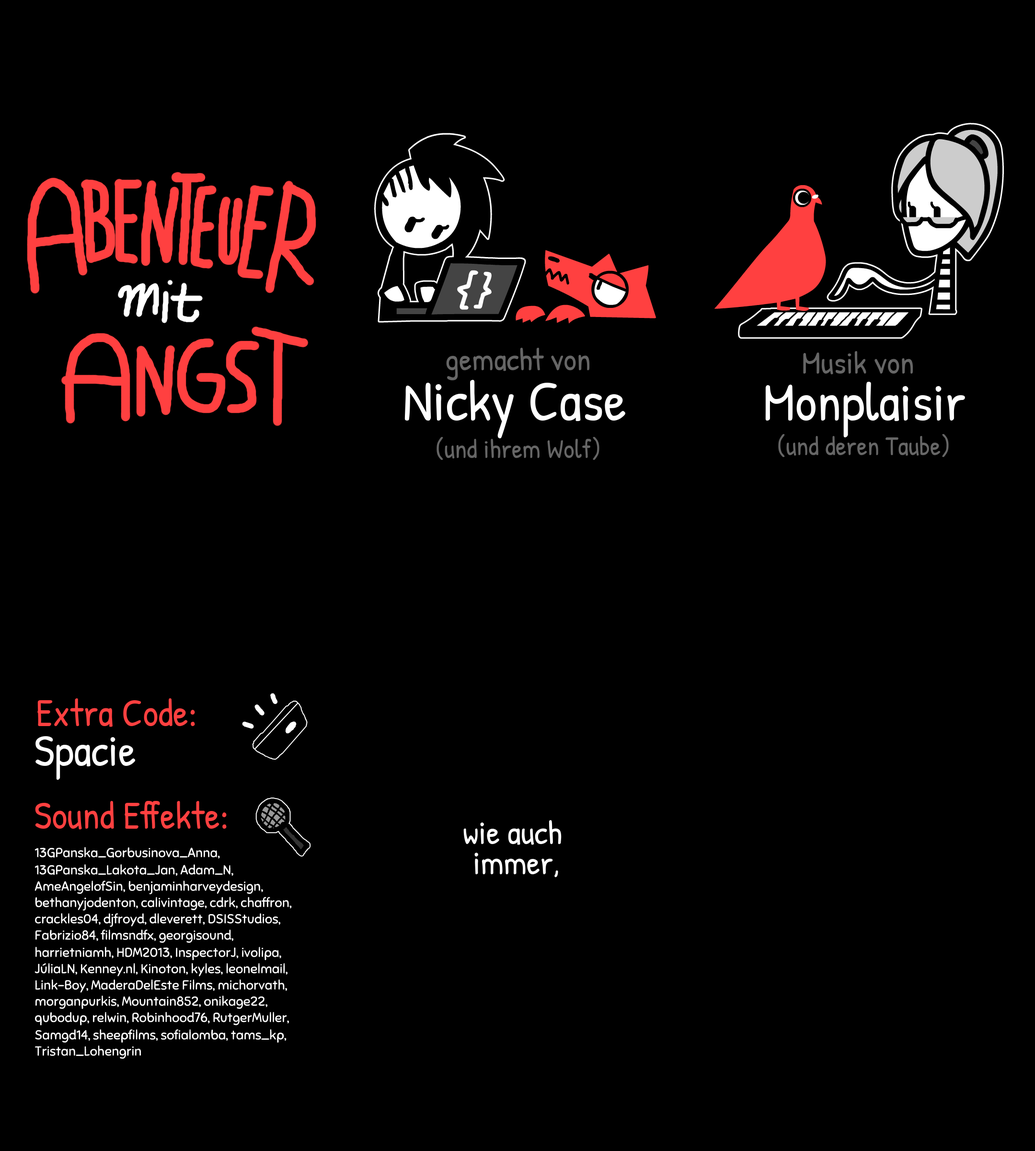
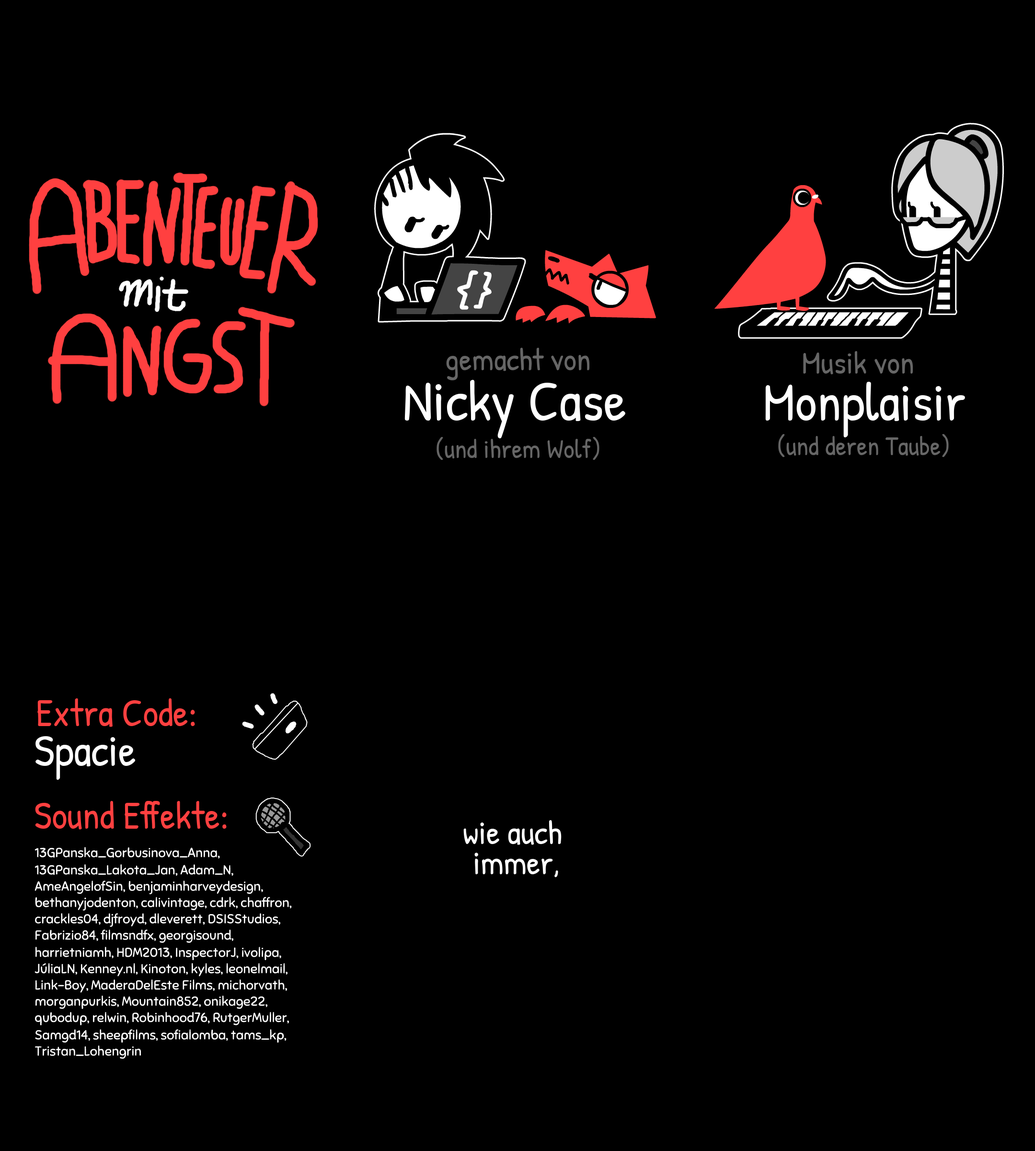
Layered file, before and after one edit (1035 × 1151). Changes by layer:
added layer "title.png #1" above "title.png" over [left=28, top=172, right=319, bottom=407]
painted on "title.png" over [left=26, top=171, right=317, bottom=427]
